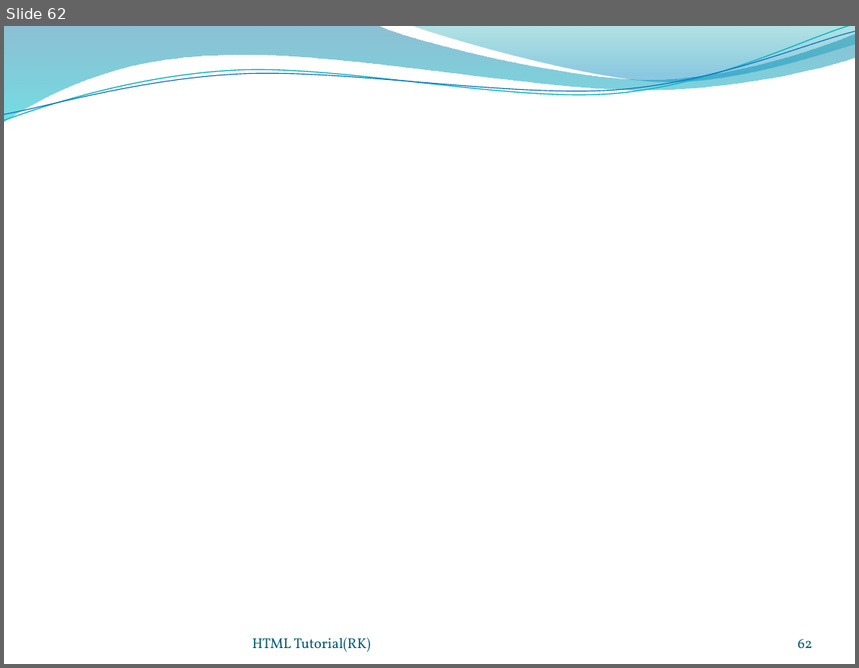
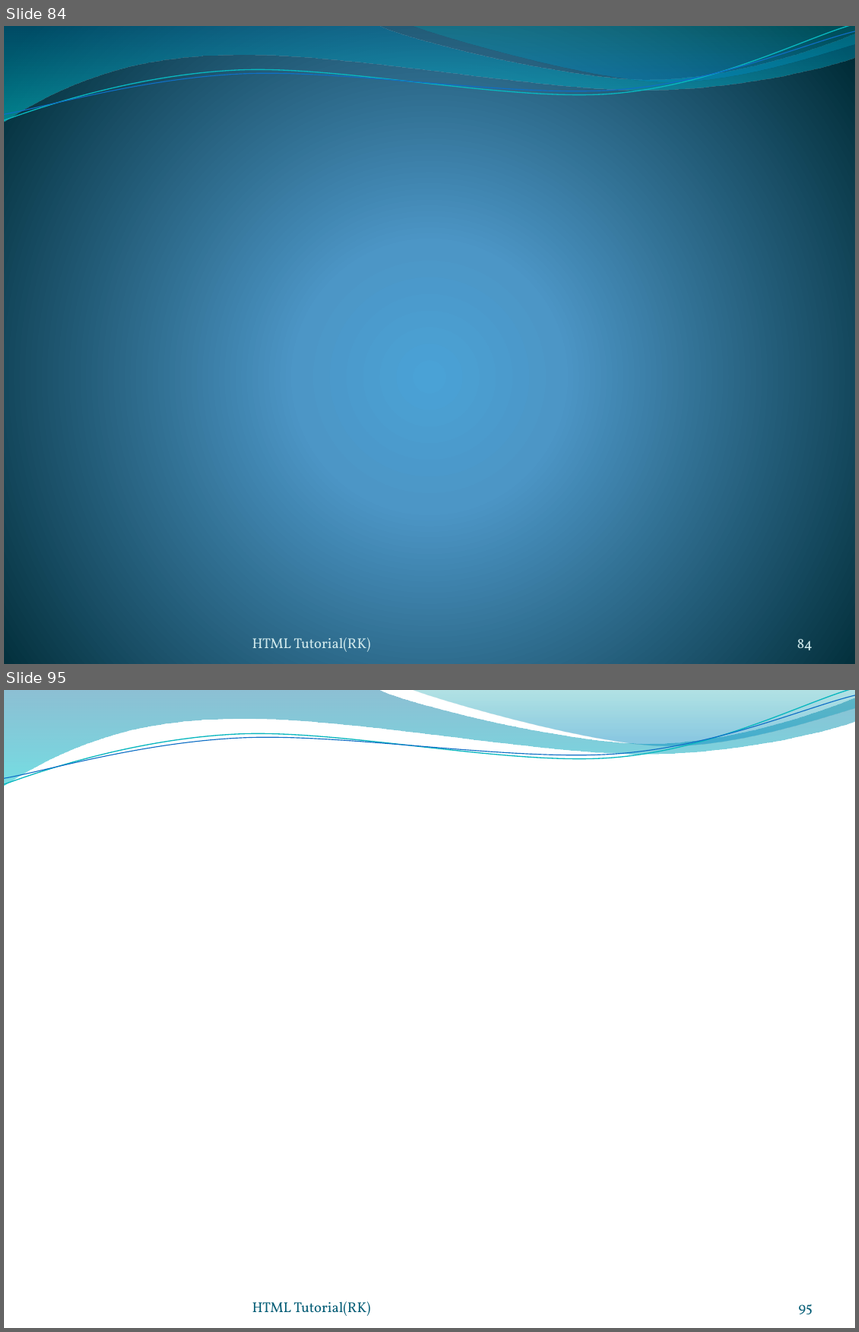
Before and after one commit to rakeshpriyad/tutorial-react-html-css-js-java, a slide deck: JavaScript.pptx. Shown one above the other, each under a label of ours: slide 62 before the commit, slides 84 and 95 after it; the slides between them are not shown. The pictures are 859x668 and 859x1332 pixels, drawn with LibreOffice and Linux fonts; fonts in the diff are those of the drawing; background and template pictures are left out. Boxes give left, top, right and bottom in pixels: in the first picture for what was removed or moved away, otherwise in the second. Text is boxed around its words. In the diff, an @@ line names an element or a change of style, - is before the commit and + after.

```diff
--- a/JavaScript.pptx
+++ b/JavaScript.pptx
@@ slide 84 added at box(4, 26, 855, 664), background gradient #4AA0D6 to #4C98C7 to #002C38; not listed: 4 template elements that a slide beside it also shows @@
@@ text added at box(253, 638, 370, 652), 12 pt, text #D1EAEE @@
+HTML Tutorial(RK)
@@ page number added at box(797, 639, 813, 651), 12 pt, text #D1EAEE @@
+84
@@ what was slide 62 is now slide 95 @@
@@ page number at box(799, 1305, 813, 1315): text changed @@
-62
+95
```
Also in this commit, not shown: 32 other slides added, 11 other files.
